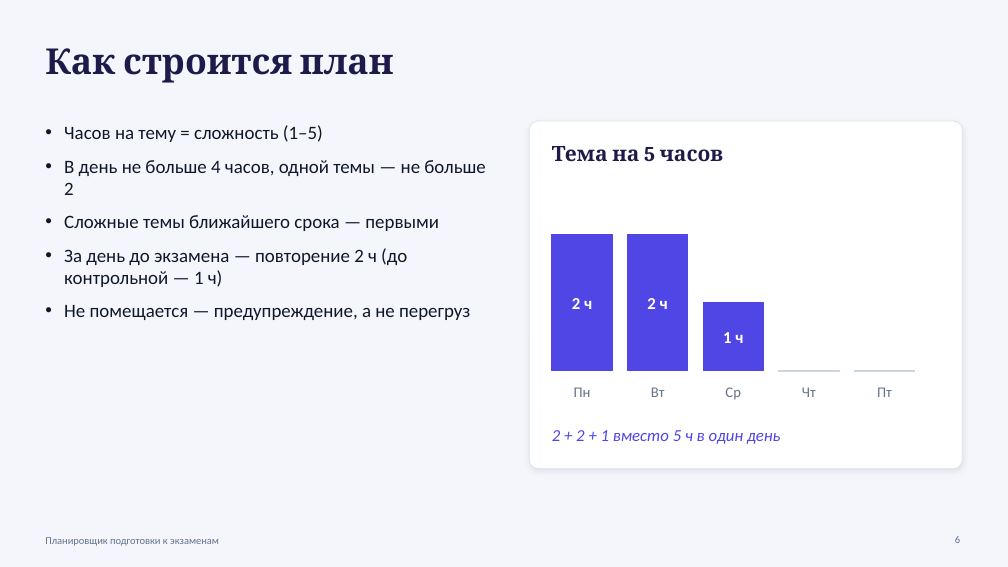
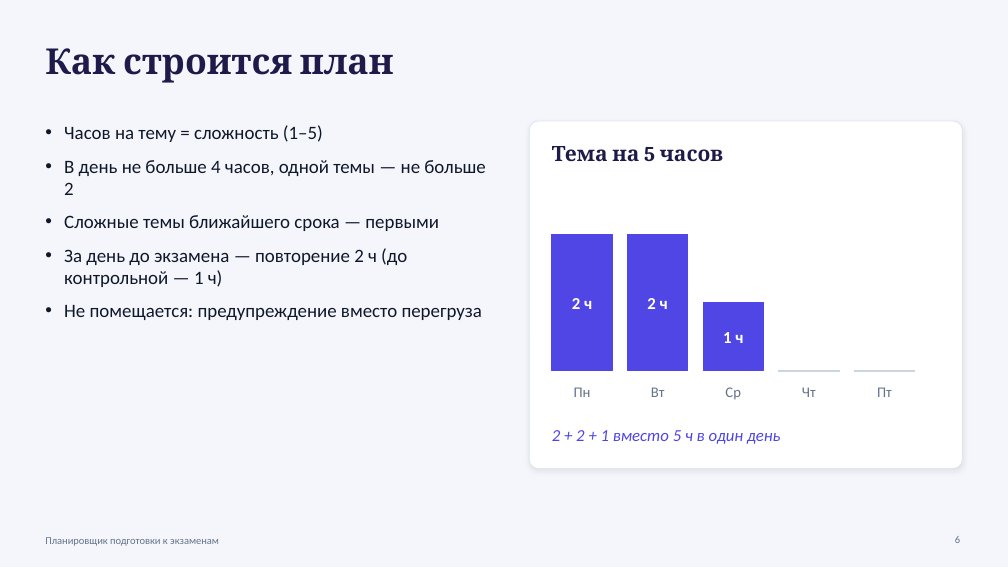
Before and after one commit to leywinkw/exam-planner, a slide deck: slide 6 of docs/Презентация_Планировщик_экзаменов.pptx. Drawn at 1008x567 pixels with LibreOffice and Linux fonts; fonts in the diff are those of the drawing. Boxes give left, top, right and bottom in pixels: in the first picture for what was removed or moved away, otherwise in the second. Text is boxed around its words. In the diff, an @@ line names an element or a change of style, - is before the commit and + after.

```diff
--- a/docs/Презентация_Планировщик_экзаменов.pptx
+++ b/docs/Презентация_Планировщик_экзаменов.pptx
@@ text at (x1=64, y1=305, x2=482, y2=320): text changed @@
-• Не помещается — предупреждение, а не перегруз
+• Не помещается: предупреждение вместо перегруза
```
Also in this commit, not shown: 8 other slides changed, 14 other files.
